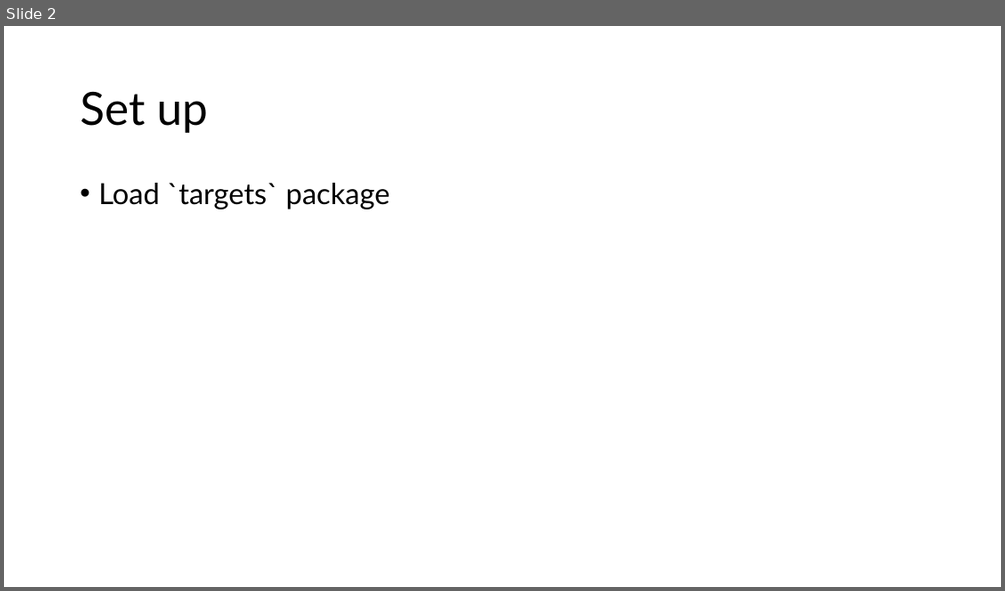
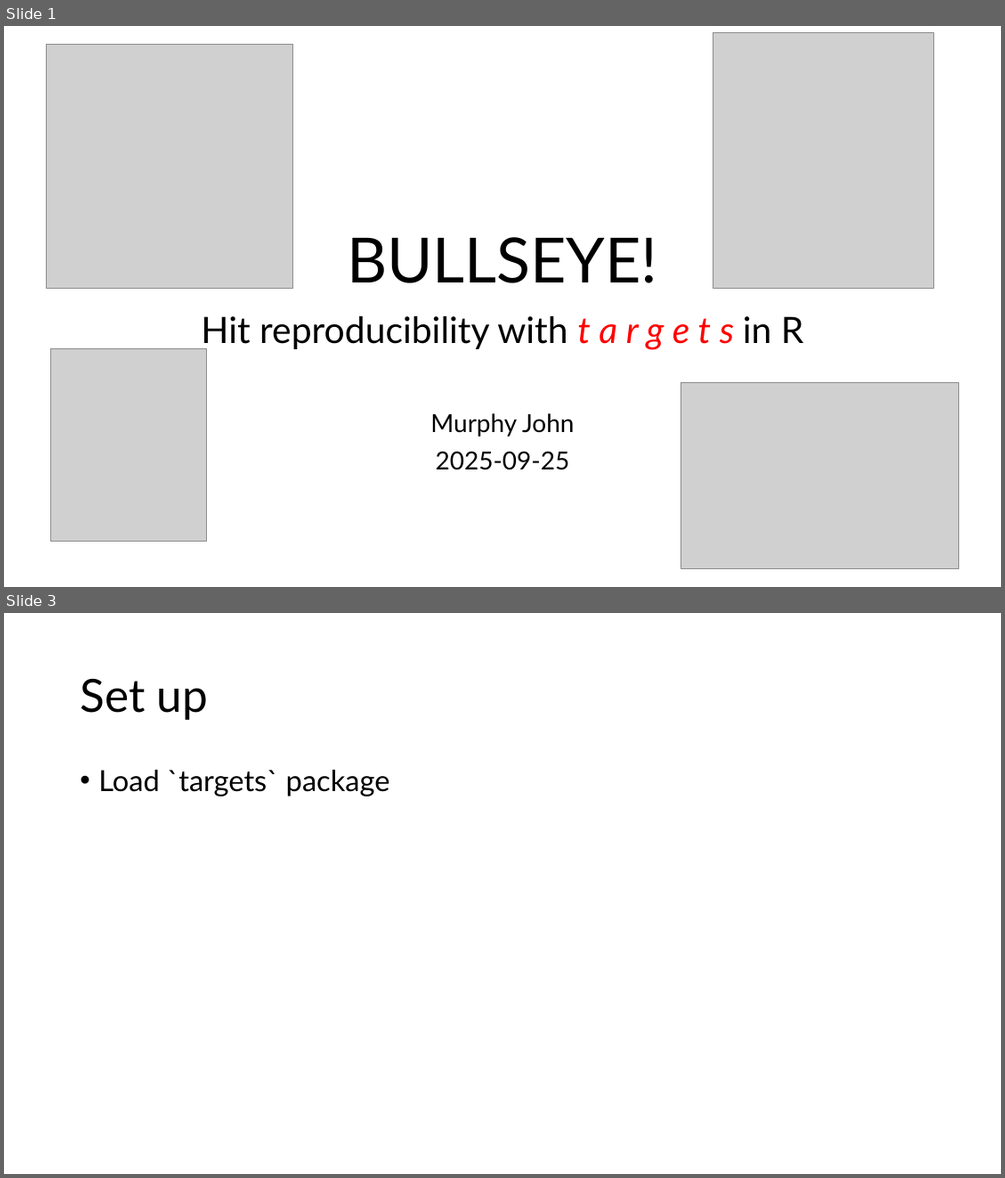
Before and after one commit to andreashandel/targets-tutorial, a slide deck: products/slides/idig-pres.pptx. Shown one above the other, each under a label of ours: slide 2 before the commit, slides 1 and 3 after it; the slides between them are not shown. The pictures are 1005x591 and 1005x1178 pixels, drawn with LibreOffice and Linux fonts; fonts in the diff are those of the drawing; grey boxes stand for pictures. Boxes give left, top, right and bottom in pixels: in the first picture for what was removed or moved away, otherwise in the second. Text is boxed around its words. In the diff, an @@ line names an element or a change of style, - is before the commit and + after.

```diff
--- a/products/slides/idig-pres.pptx
+++ b/products/slides/idig-pres.pptx
@@ slide 1 added at box(4, 26, 1001, 587), background #FFFFFF @@
@@ picture added at box(47, 44, 293, 288) @@
@@ picture added at box(713, 33, 934, 288) @@
@@ title added at box(347, 237, 658, 283), 60 pt, text #000000 @@
+BULLSEYE!
@@ subtitle added at box(201, 316, 804, 470), 35 pt, text #000000 @@
+Hit reproducibility with t a r g e t s in R
+Murphy John
+2025-09-25
@@ picture added at box(50, 349, 207, 541) @@
@@ picture added at box(680, 383, 959, 568) @@
@@ what was slide 2 is now slide 3 @@
```
Also in this commit, not shown: 1 other slide added, 1 slide removed.
